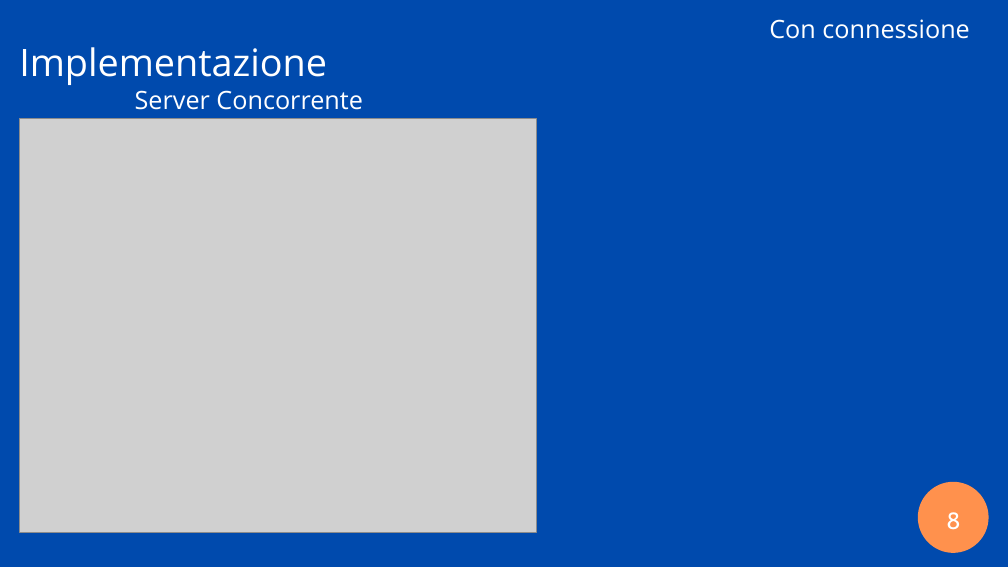
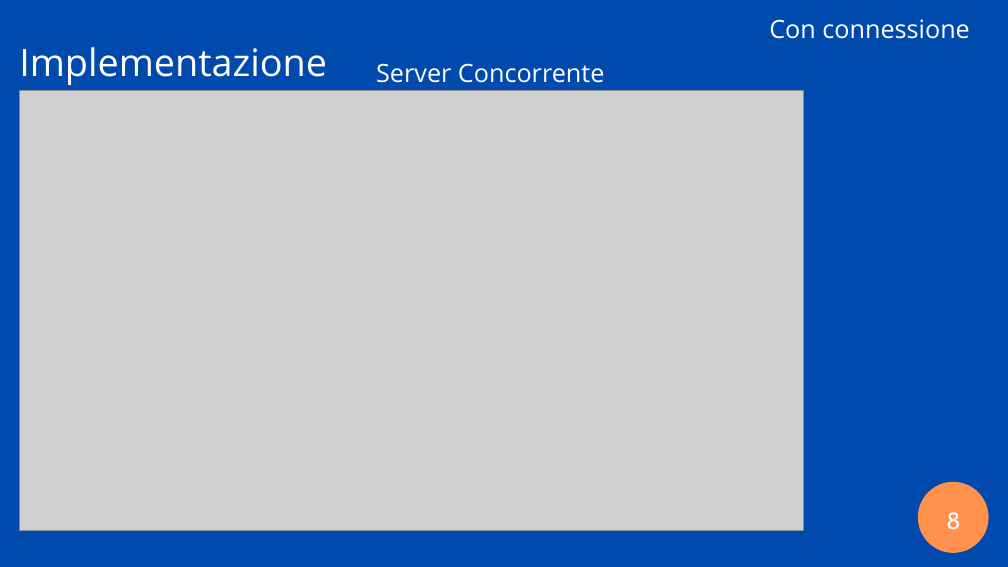
Before and after one commit to ilcors-dev/gruppo-reti, a slide deck: slide 8 of esercitazione_3/documents/Esercitazione 3.pptx. Drawn at 1008x567 pixels with LibreOffice and Linux fonts; fonts in the diff are those of the drawing; grey boxes stand for pictures. Boxes give left, top, right and bottom in pixels: in the first picture for what was removed or moved away, otherwise in the second. Text is boxed around its words. In the diff, an @@ line names an element or a change of style, - is before the commit and + after.

```diff
--- a/esercitazione_3/documents/Esercitazione 3.pptx
+++ b/esercitazione_3/documents/Esercitazione 3.pptx
@@ text "Server Concorrente": place and size @@
-text "Server Concorrente" at bbox=[135, 90, 362, 110]
+text "Server Concorrente" at bbox=[376, 63, 604, 83]
@@ picture: place and size @@
-picture at bbox=[20, 118, 536, 532]
+picture at bbox=[20, 90, 803, 530]
```
Also in this commit, not shown: 1 other slide changed, 1 other file.
